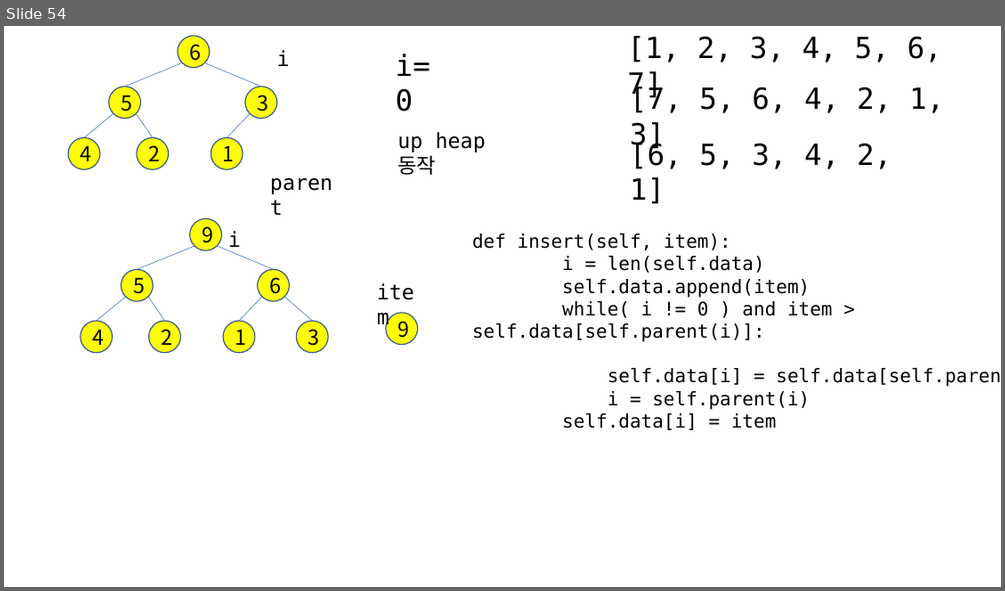
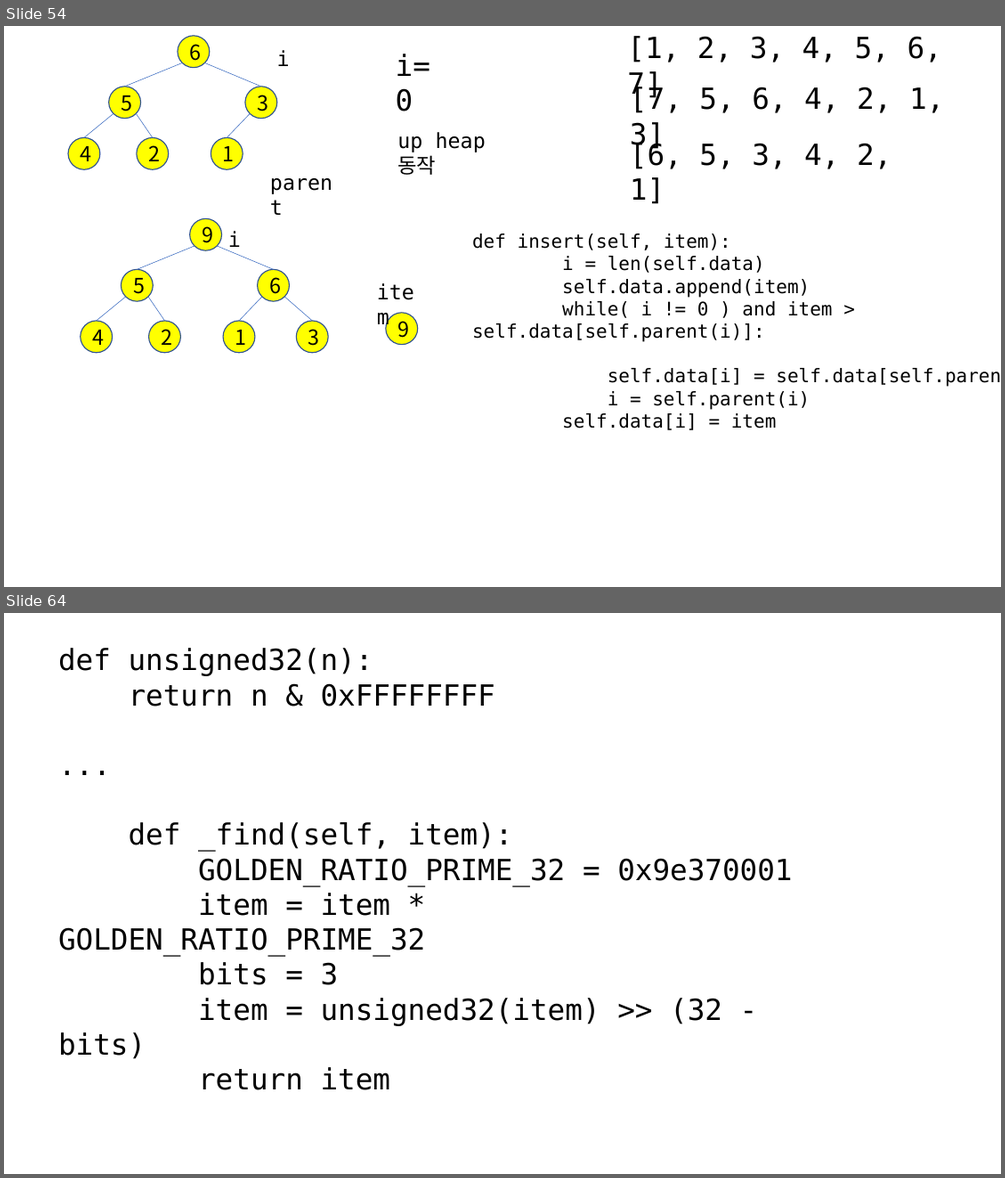
Before and after one commit to kjungmo/2020SBA_pythonAlgorithm, a slide deck: 파이썬_알고리즘.pptx. Shown one above the other, each under a label of ours: slide 54 before the commit, slides 54 and 64 after it; the slides between them are not shown. The pictures are 1005x591 and 1005x1178 pixels, drawn with LibreOffice and Linux fonts; fonts in the diff are those of the drawing. Boxes give left, top, right and bottom in pixels: in the first picture for what was removed or moved away, otherwise in the second. Text is boxed around its words. In the diff, an @@ line names an element or a change of style, - is before the commit and + after.

```diff
--- a/파이썬_알고리즘.pptx
+++ b/파이썬_알고리즘.pptx
@@ slide 64 added at (4, 613, 1001, 1174), background #FFFFFF @@
@@ text added at (58, 648, 792, 1026), 28 pt, text #000000 @@
+def unsigned32(n):
+return n & 0xFFFFFFFF
+...
+def _find(self, item):
+GOLDEN_RATIO_PRIME_32 = 0x9e370001
+item = item * GOLDEN_RATIO_PRIME_32
+bits = 3
+item = unsigned32(item) >> (32 - bits)
+return item
```
Also in this commit, not shown: 16 other slides added, 1 other file.
